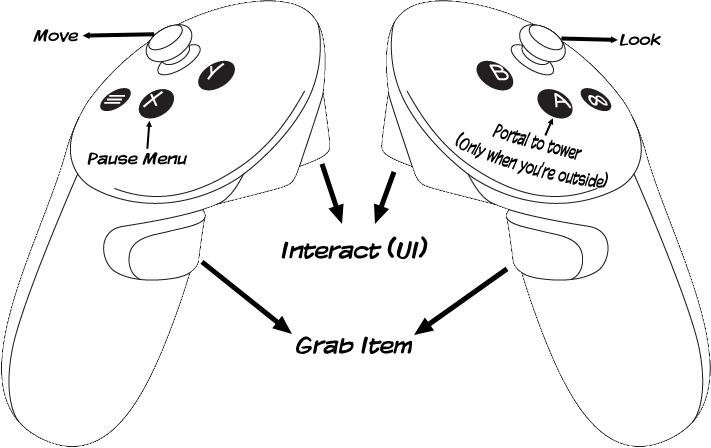
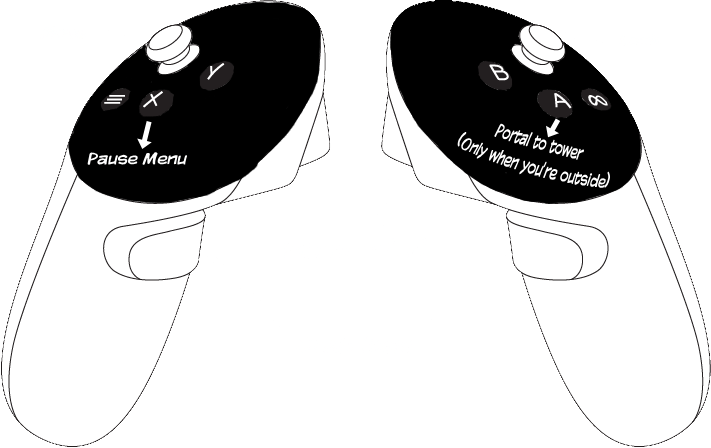
The second (711, 448) image is a revision of the first. Changes to its layers:
painted on "Interact (UI)" over left=281, top=236, right=428, bottom=259
moved "Move" above "Look", painted on it over left=33, top=29, right=86, bottom=42
painted on "Look" over left=619, top=33, right=661, bottom=46
moved "Pause Menu" above "Portal to tower (Only when you'r", painted on it over left=87, top=152, right=188, bottom=165
moved "Portal to tower (Only when you'r" above "Grab Item", painted on it over left=455, top=123, right=611, bottom=188
moved "Grab Item" above "Shape 8", painted on it over left=296, top=336, right=413, bottom=354
painted on "Background" over left=68, top=0, right=641, bottom=204
